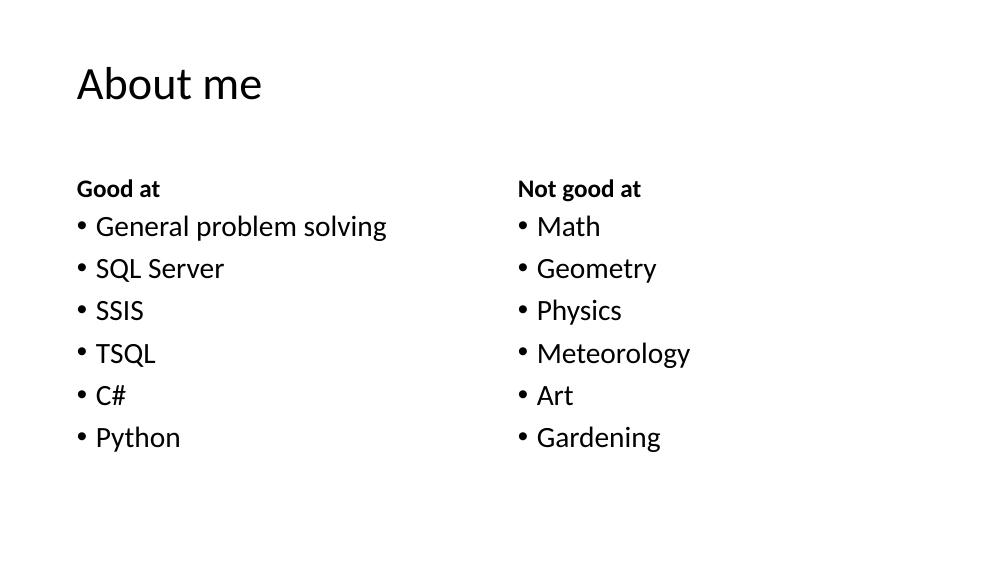
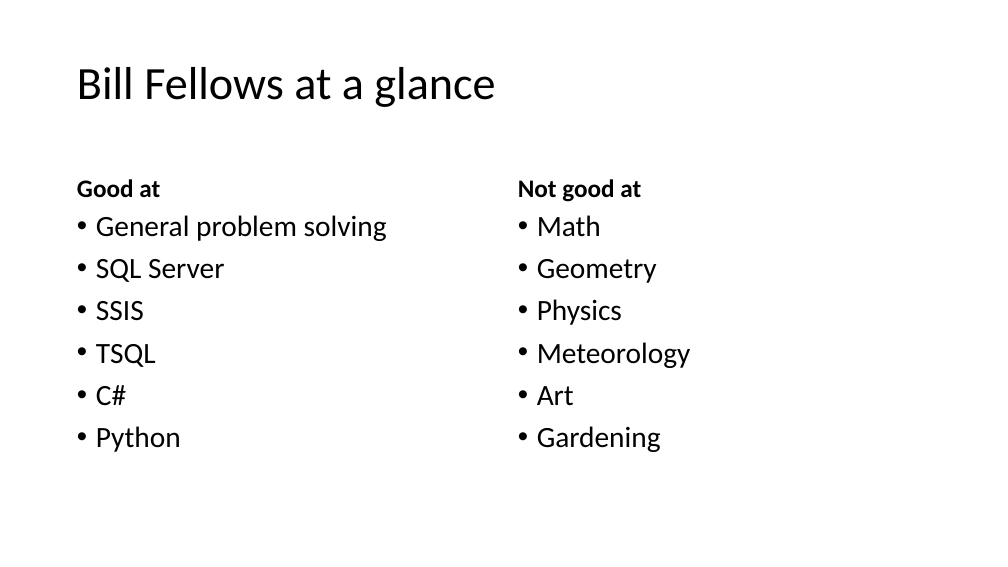
Before and after one commit to billinkc/presentations, a slide deck: slide 2 of IntegratingWeatherData/IntegratingWeatherData.pptx. Drawn at 1008x567 pixels with LibreOffice and Linux fonts; fonts in the diff are those of the drawing. Boxes give left, top, right and bottom in pixels: in the first picture for what was removed or moved away, otherwise in the second. Text is boxed around its words. In the diff, an @@ line names an element or a change of style, - is before the commit and + after.

```diff
--- a/IntegratingWeatherData/IntegratingWeatherData.pptx
+++ b/IntegratingWeatherData/IntegratingWeatherData.pptx
@@ title at box(77, 67, 495, 107): text changed @@
-About me
+Bill Fellows at a glance
```
Also in this commit, not shown: 3 other slides changed, 1 slide added, 1 slide removed, 8 other files.
